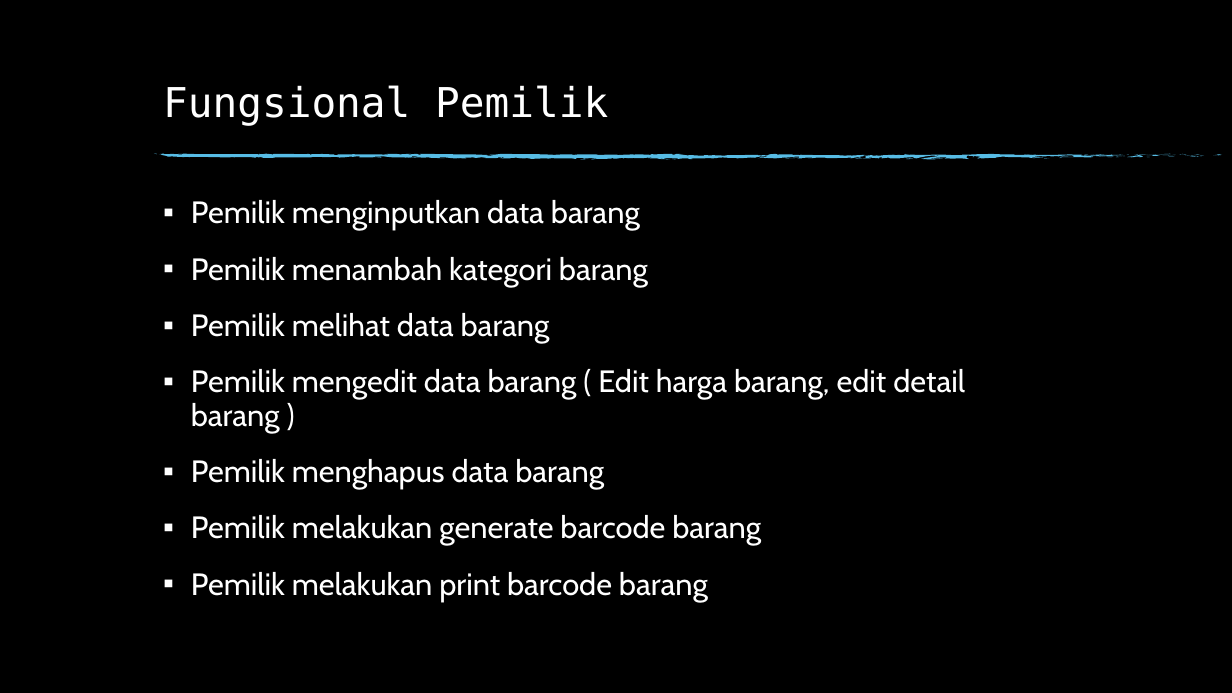
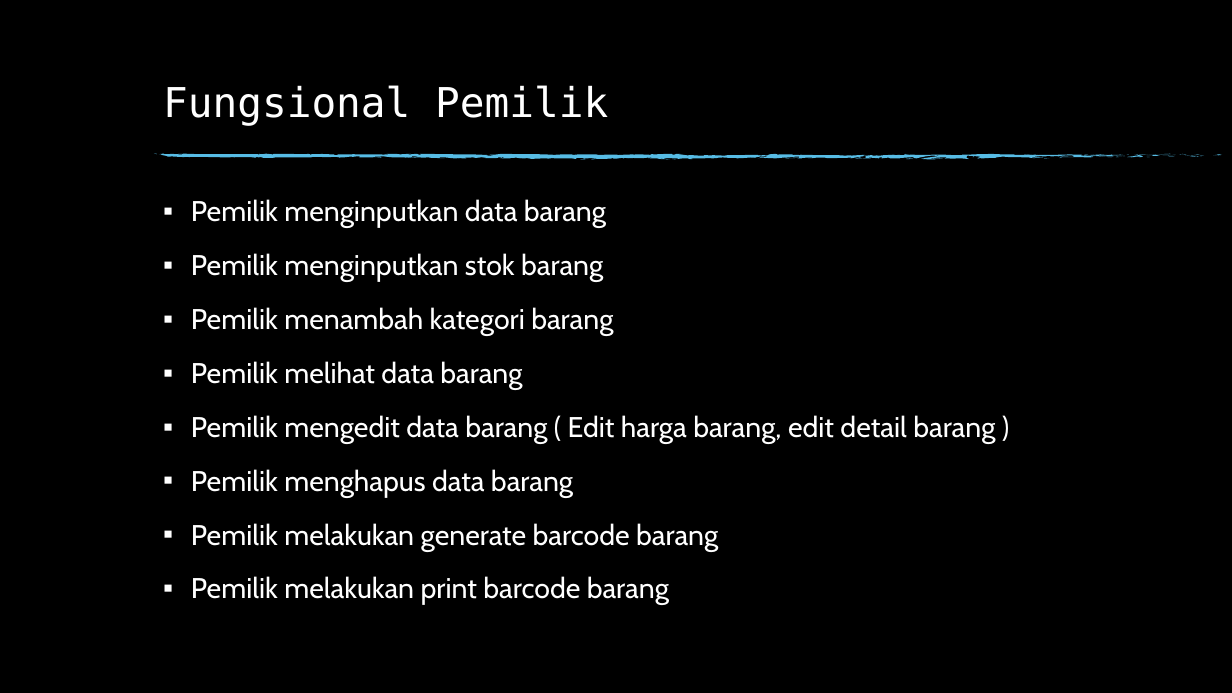
Before and after one commit to pradanapoet/e-kasir, a slide deck: slide 2 of Requirements/Requirement Spesification.pptx. Drawn at 1232x693 pixels with LibreOffice and Linux fonts; fonts in the diff are those of the drawing; background and template pictures are left out. Boxes give left, top, right and bottom in pixels: in the first picture for what was removed or moved away, otherwise in the second. Text is boxed around its words. In the diff, an @@ line names an element or a change of style, - is before the commit and + after.

Commit message:
Menambahkan DFD & Update requirement

```diff
--- a/Requirements/Requirement Spesification.pptx
+++ b/Requirements/Requirement Spesification.pptx
@@ text at (191, 199, 995, 605): size 24 to 22.2 pt in "Pemilik menginputkan data barang", "Pemilik menambah kategori barang", "Pemilik melihat data barang", "Pemilik mengedit data barang ( Edit harga ..." and 3 more places @@
@@ text at (191, 253, 603, 282): paragraph added @@
+▪ Pemilik menginputkan stok barang
```
Also in this commit, not shown: 2 other slides changed, 4 other files.
